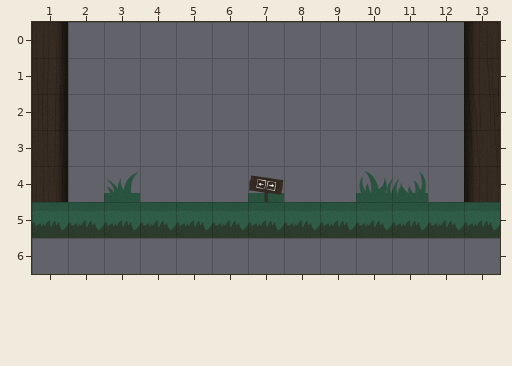
Tiled map, stored at game/1.tmx. Above, as it was before the edit.
Cells are 128x128 px. Shown: x 1..13, y 0..6. Tiles whose own drawing changed are shown in their newer look in all pictures.
The result:
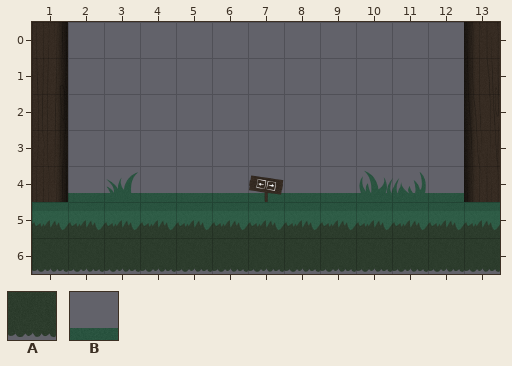
Key: from "default": A 24, B 59.
_ is an empty cell, . an unchanged one.
Edits made:
--- layer "Tile Layer 1"
@@ x 2..12 @@
-4 _.___.__.._
+4 B.BBB.BB..B
@@ x 1..13 @@
-6 _____________
+6 AAAAAAAAAAAAA
Boxes around the changes in both pictures, in picture pixels (x1, y1, x2, y2):
added: (68, 193, 104, 202)
added: (140, 193, 248, 202)
added: (284, 193, 356, 202)
added: (428, 193, 464, 202)
added: (32, 238, 500, 272)
